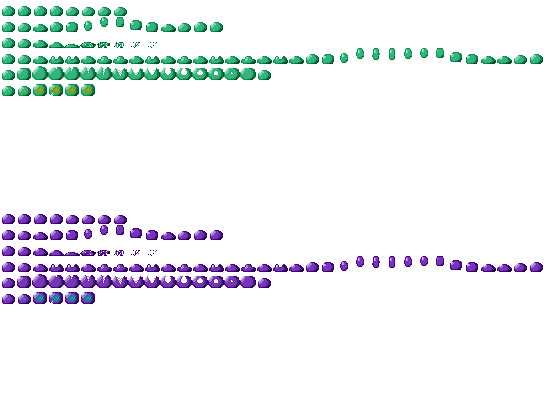
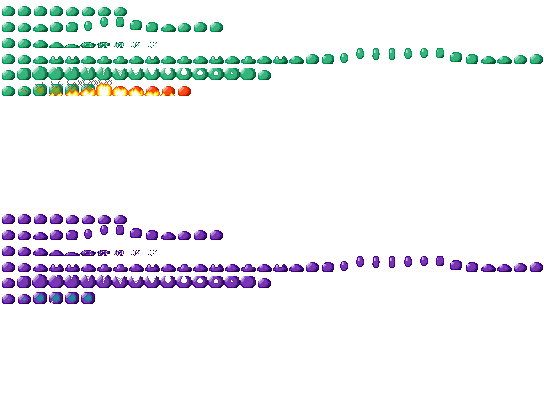
The second 544 × 416 image is a revision of the first. Changes to its layers:
added layer "Ebene" above "Slime.png" over [112, 86, 175, 96]
painted on "Slime.png" over [21, 80, 191, 96]
